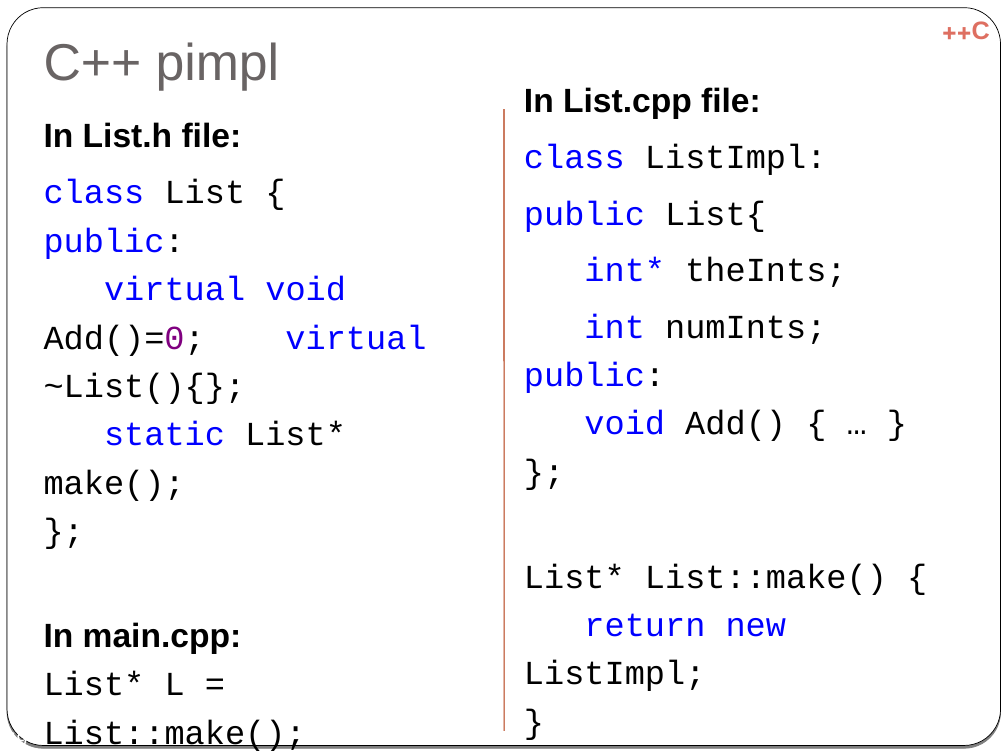
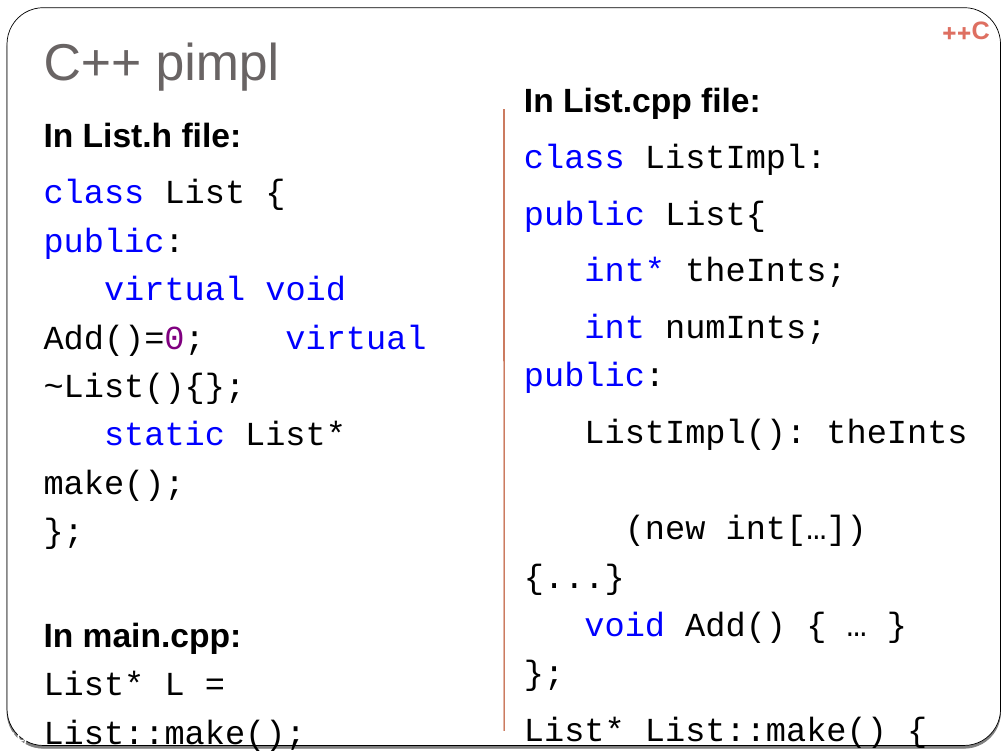
Before and after one commit to cpp-at-ariel/cpp-5778, a slide deck: slide 49 of week06-inheritance/slides-virtual.odp. Drawn at 1008x756 pixels with LibreOffice and Linux fonts; fonts in the diff are those of the drawing. Boxes give left, top, right and bottom in pixels: in the first picture for what was removed or moved away, otherwise in the second. Text is boxed around its words. In the diff, an @@ line names an element or a change of style, - is before the commit and + after.

```diff
--- a/week06-inheritance/slides-virtual.odp
+++ b/week06-inheritance/slides-virtual.odp
@@ text at (524,313,967,643): text changed @@
-int numInts;
-public:
-void Add() { … }
-};
+int numInts;
+public:
+ListImpl(): theInts
+(new int[…]) {...}
+void Add() { … }
+};
```
Also in this commit, not shown: 2 other slides changed, 5 other files.
